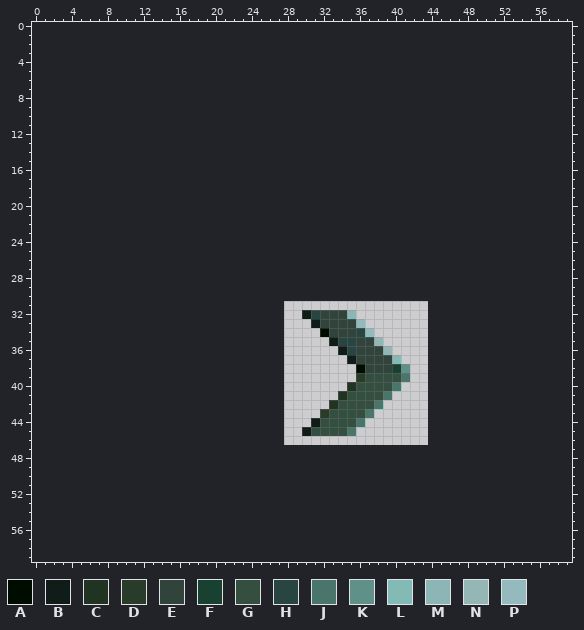
Two states of a pixel-art sprite, ContentsResources/UI/PlayerUI/Dash_Loading.png. The first picture shows the starting point.
The file is 16x16 pixels. Colours within 5 levels of each other are drawn and written as one. The old version is drawn lined up with the new one, on the new canvas.
Palette (. is transparent): A #000c00  B #101c18  C #213421  D #293c29  E #31443c  F #184131  G #344f3f  H #294542  J #4a756b  K #609189  L #84bab5  M #8cb6b5  N #94b6b5  P #94babd
Pixels before (only the part around the change), first column x 0:
 0 ............................................................
 1 ............................................................
 2 ............................................................
 3 ............................................................
 4 ............................................................
 5 ............................................................
 6 ............................................................
 7 ............................................................
 8 ............................................................
 9 ............................................................
10 ............................................................
11 ............................................................
12 ............................................................
13 ............................................................
14 ............................................................
15 ............................................................
16 ............................................................
17 ............................................................
18 ............................................................
19 ............................................................
20 ............................................................
21 ............................................................
22 ............................................................
23 ............................................................
24 ............................................................
25 ............................................................
26 ............................................................
27 ............................................................
28 ............................................................
29 ............................................................
30 ............................................................
31 ............................................................
32 ..............................BHEEEM........................
33 ...............................BEEEEP.......................
34 ................................AEEEHP......................
35 .................................BHHEEN.....................
36 ..................................BHEEEN....................
37 ...................................BEEEEL...................
38 ....................................AEEEFK..................
39 ....................................DGGGGJ..................
40 ...................................CGGGGJ...................
41 ..................................CGGGGJ....................
42 .................................CGGGGJ.....................
43 ................................DGGGGJ......................
44 ...............................BGGGGJ.......................
45 ..............................BGGGGJ........................
46 ............................................................
47 ............................................................
48 ............................................................
49 ............................................................
50 ............................................................
51 ............................................................
52 ............................................................
53 ............................................................
54 ............................................................
55 ............................................................
56 ............................................................
57 ............................................................
58 ............................................................
59 ............................................................
The same view after the edit:
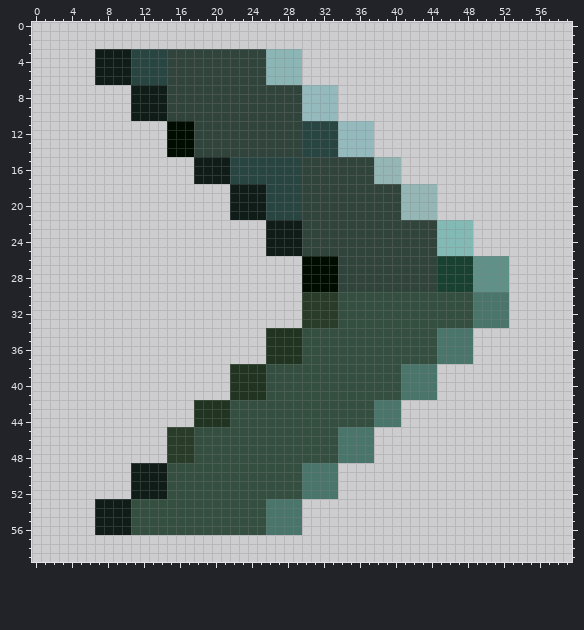
Diff:
canvas 16x16 -> 60x60, the old top-left corner now at 28,31
Changed rows in their new state; - is an unchanged pixel.
first column x 7:
 3 BBBBHHHHEEEEEEEEEEEMMMM-----------------------
 4 BBBBHHHHEEEEEEEEEEEMMMM-----------------------
 5 BBBBHHHHEEEEEEEEEEEMMMM-----------------------
 6 BBBBHHHHEEEEEEEEEEEMMMM-----------------------
 7 ----BBBBEEEEEEEEEEEEEEEPPPP-------------------
 8 ----BBBBEEEEEEEEEEEEEEEPPPP-------------------
 9 ----BBBBEEEEEEEEEEEEEEEPPPP-------------------
10 ----BBBBEEEEEEEEEEEEEEEPPPP-------------------
11 --------AAAEEEEEEEEEEEEHHHHPPPP---------------
12 --------AAAEEEEEEEEEEEEHHHHPPPP---------------
13 --------AAAEEEEEEEEEEEEHHHHPPPP---------------
14 --------AAAEEEEEEEEEEEEHHHHPPPP---------------
15 -----------BBBBHHHHHHHHEEEEEEEENNN------------
16 -----------BBBBHHHHHHHHEEEEEEEENNN------------
17 -----------BBBBHHHHHHHHEEEEEEEENNN------------
18 ---------------BBBBHHHHEEEEEEEEEEENNNN--------
19 ---------------BBBBHHHHEEEEEEEEEEENNNN--------
20 ---------------BBBBHHHHEEEEEEEEEEENNNN--------
21 ---------------BBBBHHHHEEEEEEEEEEENNNN--------
22 -------------------BBBBEEEEEEEEEEEEEEELLLL----
23 -------------------BBBBEEEEEEEEEEEEEEELLLL----
24 -------------------BBBBEEEEEEEEEEEEEEELLLL----
25 -------------------BBBBEEEEEEEEEEEEEEELLLL----
26 -----------------------AAAAEEEEEEEEEEEFFFFKKKK
27 -----------------------AAAAEEEEEEEEEEEFFFFKKKK
28 -----------------------AAAAEEEEEEEEEEEFFFFKKKK
29 -----------------------AAAAEEEEEEEEEEEFFFFKKKK
30 -----------------------DDDDGGGGGGGGGGGGGGGJJJJ
31 -----------------------DDDDGGGGGGGGGGGGGGGJJJJ
32 -----------------------DDDDGGGGGGGGGGGGGGGJJJJ
33 -----------------------DDDDGGGGGGGGGGGGGGGJJJJ
34 -------------------CCCCGGGGGGGGGGGGGGGJJJJ----
35 -------------------CCCCGGGGGGGGGGGGGGGJJJJ----
36 -------------------CCCCGGGGGGGGGGGGGGGJJJJ----
37 -------------------CCCCGGGGGGGGGGGGGGGJJJJ----
38 ---------------CCCCGGGGGGGGGGGGGGGJJJJ--------
39 ---------------CCCCGGGGGGGGGGG-----JJJ--------
40 ---------------CCCCGGGGGGGGGG----GJJJJ--------
41 ---------------CCCCGGGGGGGGG----GGJJJJ--------
42 -----------CCCCGGGGGGGGGGGG-----JJ------------
43 -----------CCCCGGGGGGGGGGG----GJJJ------------
44 -----------CCCCGGGGGGGGGG----GGJJJ------------
45 --------DDDGGGGGGGGGGGGG---J-JJ---------------
46 --------DDDGGGGGGGGGGGGGGGGJJJJ---------------
47 --------DDDGGGGGGGGGGGGGGGGJJJJ---------------
48 --------DDDGGGGGGGGGGGGGGGGJJJJ---------------
49 ----BBBBGGGGGGGGGGGGGGGJJJJ-------------------
50 ----BBBBGGGGGGGGGGGGGGGJJJJ-------------------
51 ----BBBBGGGGGGGGGGGGGGGJJJJ-------------------
52 ----BBBBGGGGGGGGGGGGGGGJJJJ-------------------
53 BBBBGGGGGGGGGGGGGGGJJJJ-----------------------
54 BBBBGGGGGGGGGGGGGGGJJJJ-----------------------
55 BBBBGGGGGGGGGGGGGGGJJJJ-----------------------
56 BBBBGGGGGGGGGGGGGGGJJJJ-----------------------
